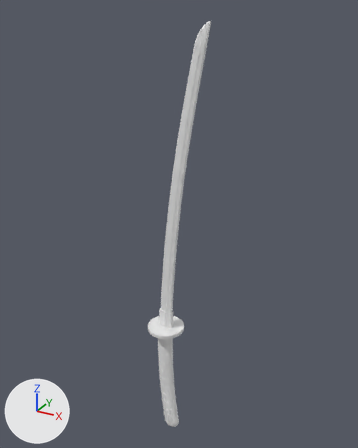
The Blender file Blender/Katana/katana5.blend as it was, and as the next commit left it.
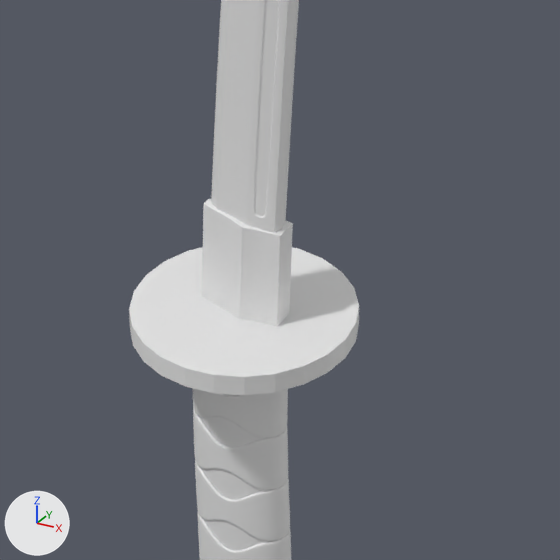
The first picture shows the older version from a 50 mm camera at (2.64, -4.46, 3.52) aimed at (0.1, 0.16, 1.21). The close-ups show the older and then the newer version on the part from 36% to 60% of the width and 62% to 82% of the height of that picture. Only the edits that show in the close-ups are written down. Lighting does not change. The marker at lower left points along +X, +Y and +Z.

In view in the first close-up: 'Blade_HighPoly', 'CrossGuard_HighPoly', 'Grip_HighPoly', 'ItoWrap_LowPoly', 'RainGuard_HighPoly'.
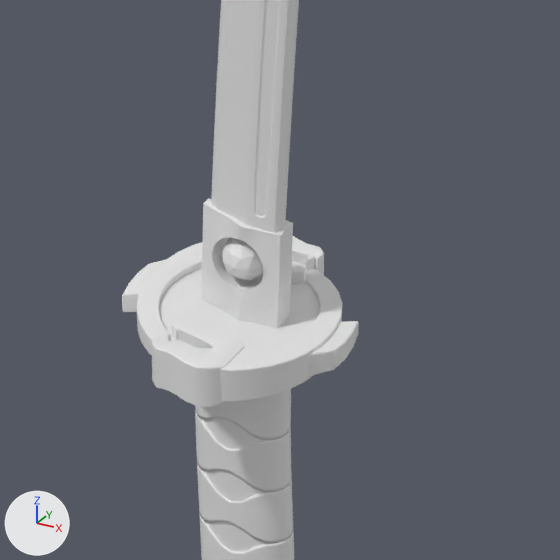
What differs and where, as boxes (x1, y1, x2, y2) in the close-ups (560 x 560 px):
'CrossGuard_HighPoly', moved, turned, rescaled: before (129, 247, 359, 395); after (159, 269, 320, 348)
'ItoWrap_LowPoly', moved, rescaled: before (193, 389, 292, 560); after (195, 389, 294, 560)
'Cube', added: after (122, 237, 359, 402)
'RainGuard_HighPoly', reshaped: before (202, 199, 293, 326); after (201, 198, 293, 328)
'Cube.002', added: after (151, 322, 245, 407)
'Icosphere', added: after (222, 237, 263, 280)
'Cube.003', added: after (291, 236, 324, 284)
part 3 of me_cube_001, added: after (201, 198, 293, 328)

What changed in the scene script:
```text
Change me_cylinder_003:
    used by ob_itowrap_lowpoly; parent = ob_lattice; location = (-0.00317, 0.0, -1.103); scale = (1.0, 1.0, 1.04)
    remove me_cylinder_003.from_pydata(...)  # 144 vertices, 120 faces; spans x -0.105..0.105, y -0.062..0.062, z 0.675..0.797
    add me_cylinder_003.from_pydata(...)  # 144 vertices, 120 faces; spans x -0.105..0.105, y -0.062..0.062, z 0.7..0.827
    me_cylinder_003 part 1: the whole mesh is scaled about its middle by (1, 1, 1.04), then moved by (0.0, 0.0, 0.028)
Change me_cylinder_002:
    used by ob_crossguard_highpoly; location = (0.0, 0.0, -0.157); rotation_euler = (0.0, -0.00205, 0.0), in degrees (0, -0.1, 0); scale = (-0.226, -0.226, -0.0219)
    remove me_cylinder_002.from_pydata(...)  # 193 vertices, 192 faces; spans x -1.0..1.0, y -1.0..1.0, z -1.03..0.0
    add me_cylinder_002.from_pydata(...)  # 193 vertices, 192 faces; spans x -0.19..0.19, y -0.19..0.19, z 0.0..0.02
    me_cylinder_002 part 2: the whole mesh is scaled about the mesh origin by (-0.186, -0.186, -0.017)
Change me_cube_001:
    remove me_cube_001.from_pydata(...)  # 36 vertices, 34 faces; spans x -0.093..0.098, y -0.04..0.04, z -0.145..0.084
    add me_cube_001.from_pydata(...)  # 158 vertices, 158 faces; spans x -0.093..0.098, y -0.04..0.04, z -0.145..0.084
    me_cube_001 part 3: 122 vertices added at x -0.091..0.096, y -0.04..0.04, z -0.145..0.084
Change ob_itowrap_lowpoly:
    ob_itowrap_lowpoly.scale: (1.0, 1.0, 1.04) -> (1.0, 1.0, 1.0)
    ob_itowrap_lowpoly.location: (-0.00317, 0.0, -1.103) -> (0.00269, 0.0, -1.103)
Change ob_crossguard_highpoly:
    ob_crossguard_highpoly.scale: (-0.226, -0.226, -0.0219) -> (1.0, 1.0, 1.0)
    ob_crossguard_highpoly.location: (0.0, 0.0, -0.157) -> (0.004, -0.018, -0.157)
    ob_crossguard_highpoly.rotation_euler: (0.0, -0.00205, 0.0) -> (0.0, -0.00205, 1.571)  # degrees (0, -0.1, 0) -> degrees (0, -0.1, 90)
Add ob_cube_003:
    ob_cube_003 = bpy.data.objects.new('Cube.003', me_cube_009)  # 112 vertices, 110 faces; spans x -0.063..0.053, y -0.076..0.085, z -0.046..0.046; modifiers BEVEL
    ob_cube_003.location = (-0.01, 0.172, -0.156)
    ob_cube_003.rotation_euler = (3.142, 0.0, 11.0)  # degrees (180, 0, 270)
Add ob_cube_002:
    ob_cube_002 = bpy.data.objects.new('Cube.002', me_cube_009.copy())  # modifiers BEVEL
    ob_cube_002.location = (-0.006, -0.179, -0.156)
    ob_cube_002.rotation_euler = (3.142, 0.0, 7.854)  # degrees (180, 0, 90)
Add ob_cube:
    ob_cube = bpy.data.objects.new('Cube', me_cube)  # 176 vertices, 176 faces; spans x -0.219..0.22, y -0.237..0.239, z -0.039..0.039; modifiers BEVEL
    ob_cube.location = (-0.007, -0.005, -0.156)
    ob_cube.rotation_euler = (0.0, 0.0, 1.571)  # degrees (0, 0, 90)
Add ob_icosphere:
    ob_icosphere = bpy.data.objects.new('Icosphere', me_icosphere)  # an icosphere of 80 faces spanning x -0.95..0.95, y -1.0..1.0, z -1.0..1.0
    ob_icosphere.location = (0.005, 0.0, -0.014)
    ob_icosphere.scale = (0.0478, 0.0478, 0.0478)
```
